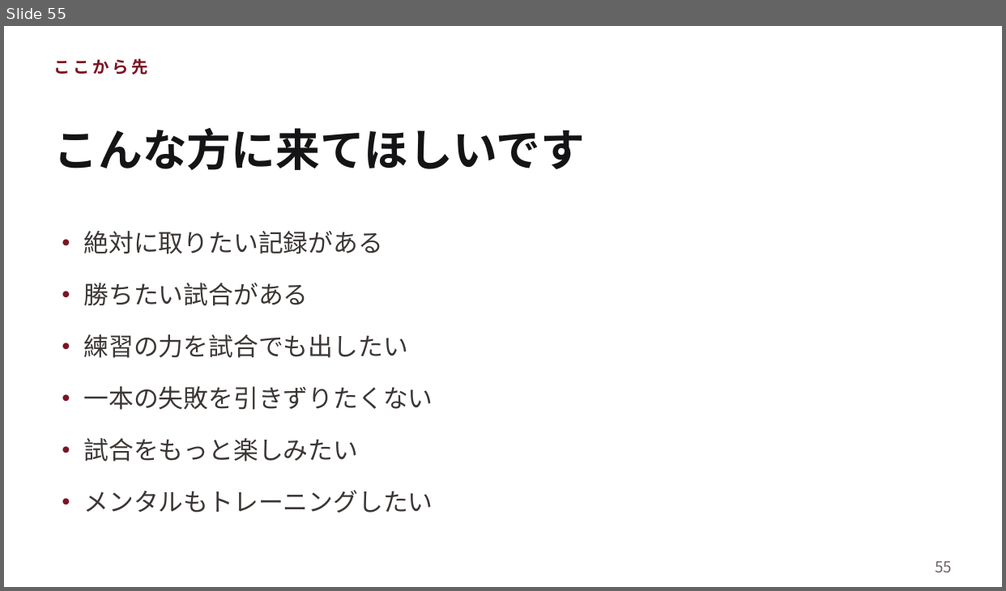
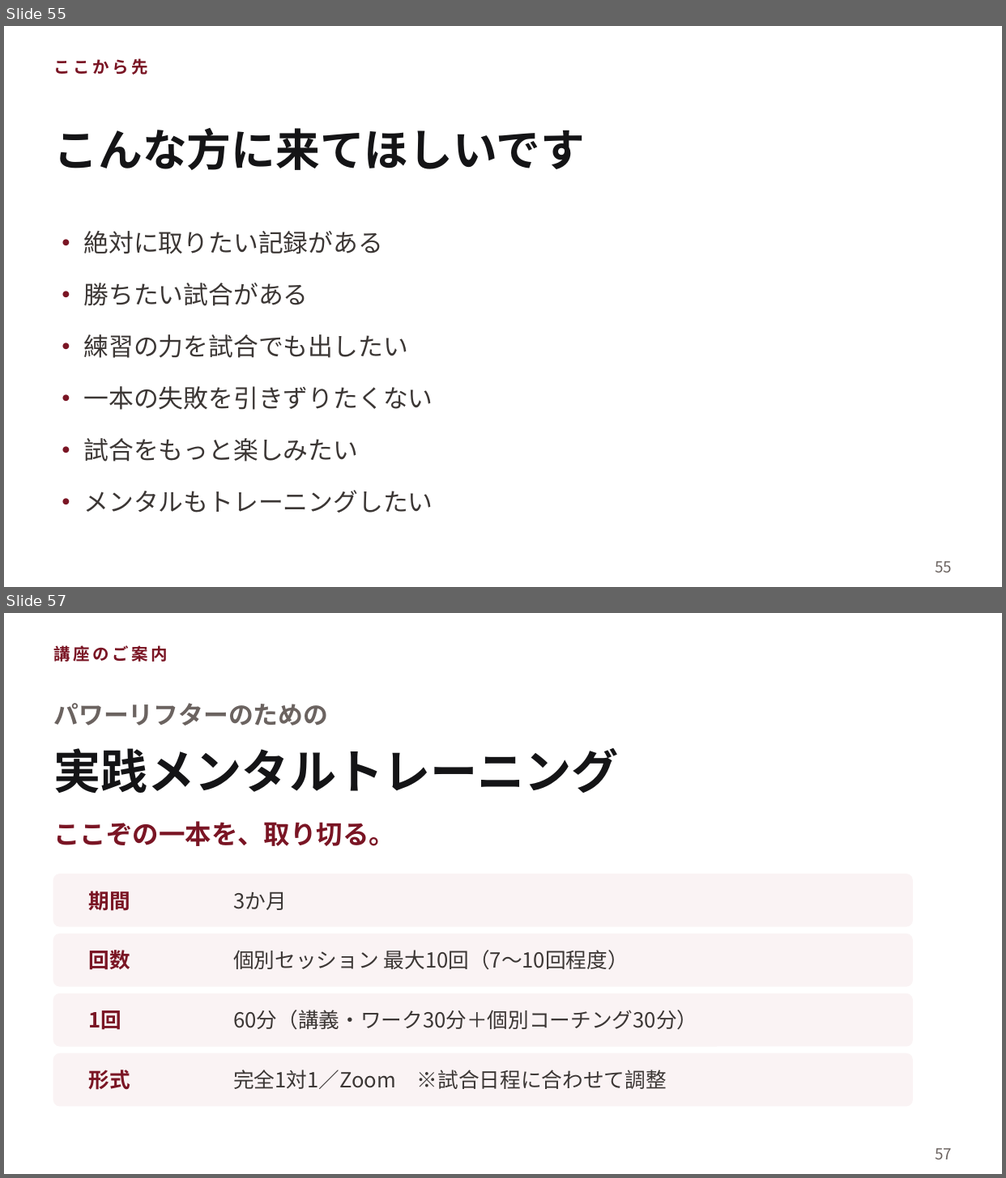
Before and after one commit to shiori0823/shiorin-trainer, a slide deck: seminar/seminar-dekita.pptx. Shown one above the other, each under a label of ours: slide 55 before the commit, slides 55 and 57 after it; the slides between them are not shown. The pictures are 1006x591 and 1006x1178 pixels, drawn with LibreOffice and Linux fonts; fonts in the diff are those of the drawing. Boxes give left, top, right and bottom in pixels: in the first picture for what was removed or moved away, otherwise in the second. Text is boxed around its words. In the diff, an @@ line names an element or a change of style, - is before the commit and + after.

```diff
--- a/seminar/seminar-dekita.pptx
+++ b/seminar/seminar-dekita.pptx
@@ slide 57 added at (x1=4, y1=613, x2=1002, y2=1174), background #FFFFFF @@
@@ text added at (x1=54, y1=645, x2=168, y2=662), 12 pt, text #7A1524, bold @@
+講座のご案内
@@ text added at (x1=54, y1=703, x2=329, y2=726), 18 pt, text #6B6360, bold @@
+パワーリフターのための
@@ text added at (x1=54, y1=748, x2=619, y2=794), 34 pt, text #141416, bold @@
+実践メンタルトレーニング
@@ text added at (x1=54, y1=821, x2=396, y2=846), 19 pt, text #7A1524, bold @@
+ここぞの一本を、取り切る。
@@ rounded rectangle added at (x1=54, y1=875, x2=912, y2=926), fill #FAF3F4, outline #FAF3F4 1 pt @@
@@ text added at (x1=89, y1=891, x2=130, y2=911), 15 pt, text #7A1524, bold @@
+期間
@@ text added at (x1=233, y1=892, x2=287, y2=910), 15 pt, text #3B3634 @@
+3か月
@@ rounded rectangle added at (x1=54, y1=935, x2=912, y2=986), fill #FAF3F4, outline #FAF3F4 1 pt @@
@@ text added at (x1=89, y1=950, x2=130, y2=970), 15 pt, text #7A1524, bold @@
+回数
@@ text added at (x1=233, y1=950, x2=629, y2=970), 15 pt, text #3B3634 @@
+個別セッション 最大10回（7〜10回程度）
@@ rounded rectangle added at (x1=54, y1=995, x2=912, y2=1046), fill #FAF3F4, outline #FAF3F4 1 pt @@
@@ text added at (x1=89, y1=1011, x2=122, y2=1030), 15 pt, text #7A1524, bold @@
+1回
@@ text added at (x1=233, y1=1010, x2=697, y2=1030), 15 pt, text #3B3634 @@
+60分（講義・ワーク30分＋個別コーチング30分）
@@ rounded rectangle added at (x1=54, y1=1054, x2=912, y2=1106), fill #FAF3F4, outline #FAF3F4 1 pt @@
@@ text added at (x1=89, y1=1070, x2=130, y2=1090), 15 pt, text #7A1524, bold @@
+形式
@@ text added at (x1=233, y1=1070, x2=667, y2=1089), 15 pt, text #3B3634 @@
+完全1対1／Zoom ※試合日程に合わせて調整
@@ text added at (x1=935, y1=1148, x2=952, y2=1160), 11 pt, text #6B6360 @@
+57
```
Also in this commit, not shown: 3 slides changed, 4 other slides added, 2 other files.
